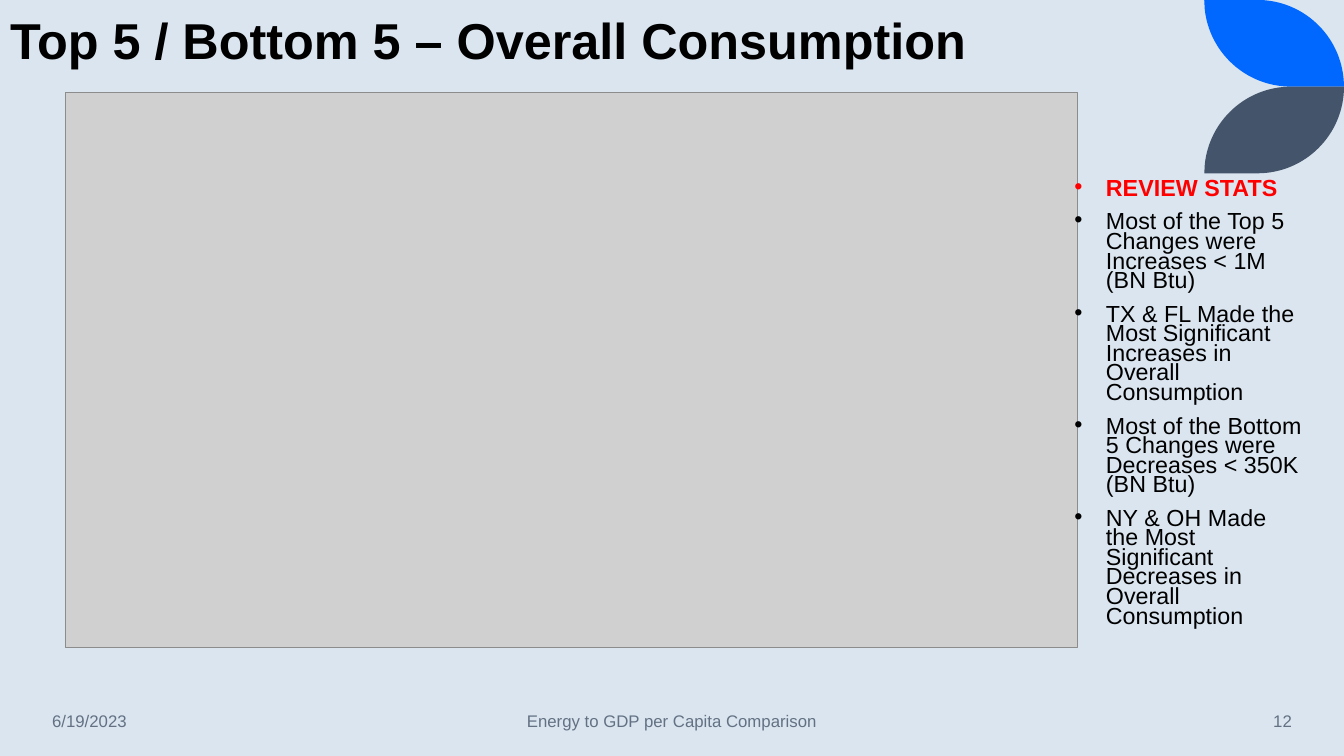
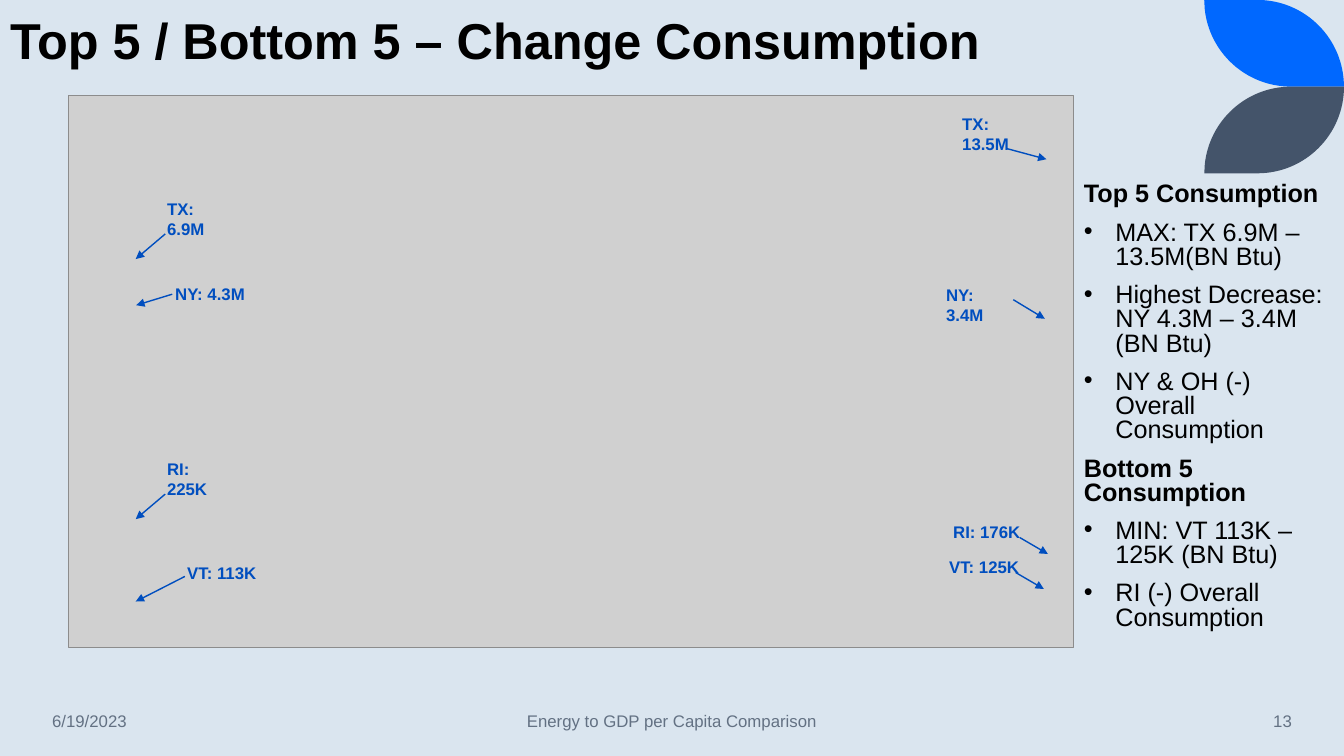
Before and after one commit to lawrence-haggerty/haggerty_energy_gdp_capstone, a slide deck: slide 13 of presentation/haggerty_energy_gdp_1.pptx (slide 12 before the commit). Drawn at 1344x756 pixels with LibreOffice and Linux fonts; fonts in the diff are those of the drawing; grey boxes stand for pictures. Boxes give left, top, right and bottom in pixels: in the first picture for what was removed or moved away, otherwise in the second. Text is boxed around its words. In the diff, an @@ line names an element or a change of style, - is before the commit and + after.

```diff
--- a/presentation/haggerty_energy_gdp_1.pptx
+++ b/presentation/haggerty_energy_gdp_1.pptx
@@ text at box(10, 22, 979, 69): text changed @@
-Top 5 / Bottom 5 – Overall Consumption
+Top 5 / Bottom 5 – Change Consumption
@@ picture: place and size @@
-picture at box(66, 93, 1078, 648)
+picture at box(69, 96, 1074, 647)
@@ text added at box(962, 118, 1009, 150), 12 pt, text #004EBF, bold @@
+TX: 13.5M
@@ arrow added from (1007, 148) to (1047, 159), #004EBF 1 pt @@
@@ text added at box(167, 203, 204, 235), 12 pt, text #004EBF, bold @@
+TX: 6.9M
@@ text at box(1084, 183, 1323, 631): text changed; size 16.6 to 18 pt @@
-• REVIEW STATS
-• Most of the Top 5 Changes were Increases < 1M (BN Btu)
-• TX & FL Made the Most Significant Increases in Overall Consumption
-• Most of the Bottom 5 Changes were Decreases < 350K (BN Btu)
-• NY & OH Made the Most Significant Decreases in Overall Consumption
+Top 5 Consumption
+• MAX: TX 6.9M – 13.5M(BN Btu)
+• Highest Decrease: NY 4.3M – 3.4M (BN Btu)
+• NY & OH (-) Overall Consumption
+Bottom 5 Consumption
+• MIN: VT 113K – 125K (BN Btu)
+• RI (-) Overall Consumption
@@ arrow added from (165, 234) to (136, 259), #004EBF 1 pt @@
@@ arrow added from (172, 294) to (136, 306), #004EBF 1 pt @@
@@ text added at box(175, 288, 244, 300), 12 pt, text #004EBF, bold @@
+NY: 4.3M
@@ text added at box(946, 289, 983, 321), 12 pt, text #004EBF, bold @@
+NY: 3.4M
@@ arrow added from (1013, 299) to (1046, 319), #004EBF 1 pt @@
@@ text added at box(167, 463, 207, 495), 12 pt, text #004EBF, bold @@
+RI: 225K
@@ arrow added from (165, 494) to (136, 519), #004EBF 1 pt @@
@@ text added at box(953, 526, 1020, 538), 12 pt, text #004EBF, bold @@
+RI: 176K
@@ arrow added from (1020, 537) to (1049, 555), #004EBF 1 pt @@
@@ text added at box(187, 567, 256, 579), 12 pt, text #004EBF, bold @@
+VT: 113K
@@ text added at box(949, 561, 1019, 575), 12 pt, text #004EBF, bold @@
+VT: 125K
@@ arrow added from (185, 577) to (136, 602), #004EBF 1 pt @@
@@ arrow added from (1016, 573) to (1045, 589), #004EBF 1 pt @@
@@ page number at box(1273, 715, 1292, 727): text changed @@
-12
+13
```
Also in this commit, not shown: 12 other slides changed, 5 slides added, 39 slides removed, 1 other file.
